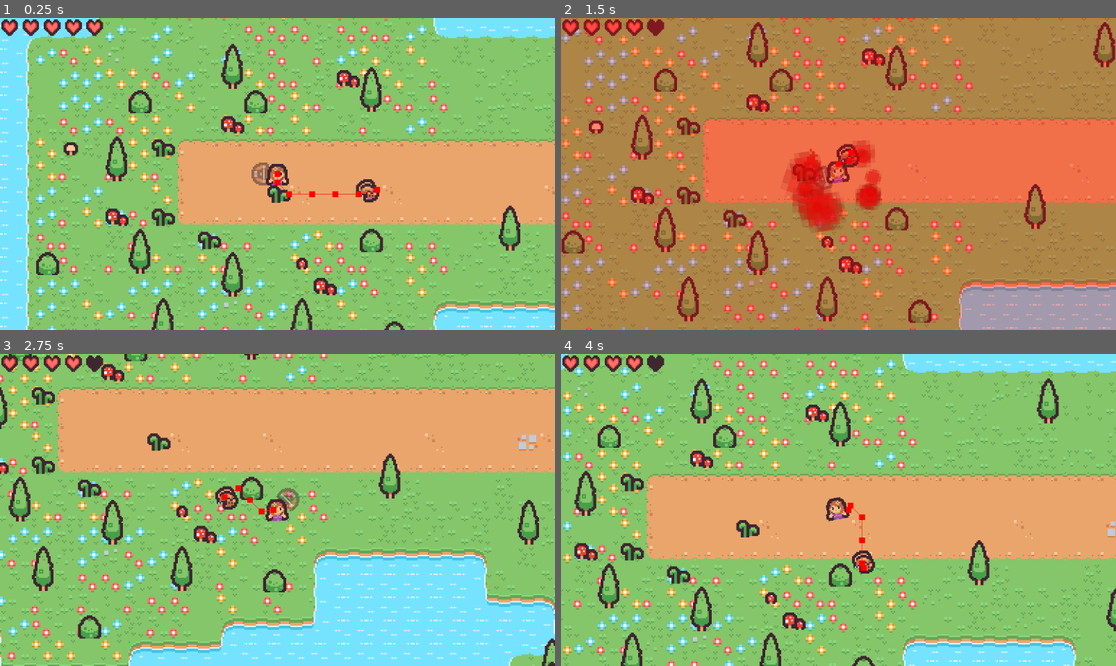
Above: before the commit, frames 1-4 (two rows, left to right).
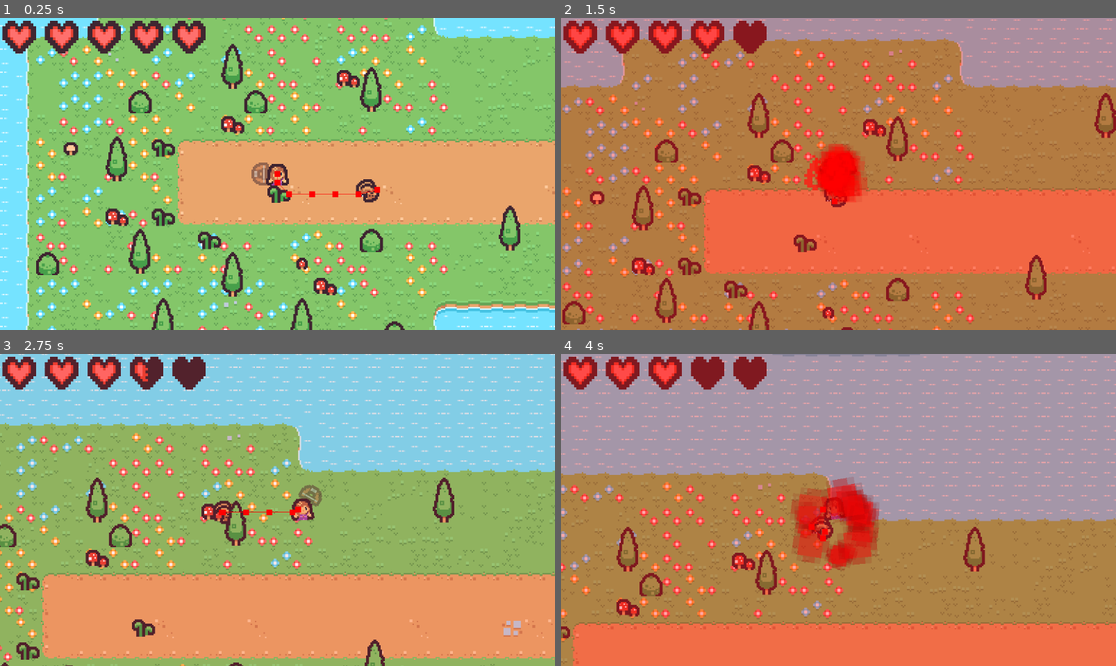
Above: after the commit, the same moments.

Repository: HazardWare/Hazardous-Quest
Game: Godot game, scene res://scenes/world/overworld.tscn
Two runs of this game, one before a commit and one after it. Both use one fixed random seed, a clock stepped at 60 frames per second and the inputs below.
Inputs (mouse positions are in pixels of both pictures, inside the frame that each line leads up to):
- Up to frame 1 (0.25 s): no input
- Up to frame 2 (1.5 s): move the mouse to (960, 158) at 0.52 s; press the mouse at (960, 158) at 0.53 s; hold D (walk_right) 0.53-1.28 s; move the mouse to (727, 189) at 1.27 s; release the mouse at (727, 189) at 1.28 s; hold S (walk_down) from 1.28 s (still down); right-click (727, 189) at 1.35 s
- Up to frame 3 (2.75 s): move the mouse to (333, 441) at 2.02 s; release S (walk_down) at 2.03 s; hold D (walk_right) from 2.03 s (still down); tap E (interact) at 2.1 s
- Up to frame 4 (4 s): move the mouse to (810, 572) at 2.77 s; release D (walk_right) at 2.78 s; hold W (walk_up) 2.78-3.53 s; tap Shift (shield) at 2.85 s; move the mouse to (1005, 556) at 3.52 s; hold A (walk_left) from 3.53 s (still down); hold Space (sword) from 3.53 s (still down)

The runs differ from the first frame. In frame 1, 2.5% of the frame differs, in the area x 0-38%, y 0-12%; in frame 2, 65%; in frame 3, 77%; in frame 4, 100%, in the area x 0-100%, y 0-100%.

Commit message:
knockback

Diff:
--- a/project.godot
+++ b/project.godot
@@ -17,7 +17,6 @@
 boot_splash/use_filter=false
 boot_splash/image="uid://px5408s38gpr"
 config/icon="uid://d7myph0coxos"
-boot_splash/minimum_display_time=1000
 
 [file_customization]
 
--- a/scenes/components/CharacterComponents.tscn
+++ b/scenes/components/CharacterComponents.tscn
@@ -28,7 +28,7 @@
 tracks/0/interp = 0
 tracks/0/loop_wrap = true
 tracks/0/keys = {
-"times": PackedFloat32Array(0, 0.0333333),
+"times": PackedFloat32Array(0, 0.1),
 "transitions": PackedFloat32Array(1, 1),
 "update": 0,
 "values": [Color(2, 0, 0, 1), Color(1, 1, 1, 1)]
--- a/scenes/player/player.gd
+++ b/scenes/player/player.gd
@@ -57,7 +57,7 @@
 	$EnvironmentComponent/AnimationPlayer.play("RESET")
 
 func _physics_process(delta: float) -> void:
-
+	super(delta)
 	# Count timers:
 	if Input.is_action_pressed("bow") and not $Arm/Attack.is_playing():
 		bowHeldTime += delta
@@ -113,7 +113,8 @@
 #region Custom methods:
 ## Play and set appropriate visuals.
 func handleAnimations():
-	if velocity.length() > 0 and not $Arm/Attack.is_playing():
+	var direction := Input.get_vector("walk_left", "walk_right", "walk_up", "walk_down")
+	if direction and velocity.length() > 0 and not $Arm/Attack.is_playing():
 		$AnimationPlayer.play('walk')
 		if (velocity.x < 0):
 			$AnimatedSprite2D.flip_h = true
@@ -140,7 +141,9 @@
 		var direction := Input.get_vector("walk_left", "walk_right", "walk_up", "walk_down")
 		var calculatedSpeed := speed
 		calculatedSpeed *= 0.5 if shielding else 1.0 # Slow if shielding
-		velocity = direction * calculatedSpeed * delta
+
+		var lerp_weight = delta * (acceleration if direction else friction)
+		velocity = lerp(velocity, direction * calculatedSpeed, lerp_weight)
 
 		if not shielding:
 			if bowHeldTime >= requiredBowTime:
--- a/scenes/player/player.tscn
+++ b/scenes/player/player.tscn
@@ -516,6 +516,9 @@
 collision_mask = 28
 script = ExtResource("1_dovo2")
 snappingAngle = 15.0
+speed = 100.0
+friction = 10.0
+acceleration = 20.0
 iFrames = 0.5
 
 [node name="AnimatedSprite2D" type="AnimatedSprite2D" parent="."]
@@ -543,6 +546,9 @@
 
 [node name="Camera2D" type="Camera2D" parent="."]
 zoom = Vector2(3, 3)
+process_callback = 0
+position_smoothing_enabled = true
+editor_draw_drag_margin = true
 
 [node name="AnimationPlayer" type="AnimationPlayer" parent="."]
 libraries = {
--- a/scenes/player/ui/ui.tscn
+++ b/scenes/player/ui/ui.tscn
@@ -1,6 +1,8 @@
-[gd_scene load_steps=2 format=3 uid="uid://7m71hjxpym6n"]
+[gd_scene load_steps=4 format=3 uid="uid://7m71hjxpym6n"]
 
 [ext_resource type="Script" uid="uid://ki77yappuguq" path="res://scenes/player/ui/ui.gd" id="1_lpj6m"]
+[ext_resource type="Script" uid="uid://btls2b8sul58f" path="res://scripts/class_heart.gd" id="2_crj82"]
+[ext_resource type="Texture2D" uid="uid://d7myph0coxos" path="res://assets/sprites/heart.png" id="2_oiwrs"]
 
 [node name="UI" type="Control"]
 layout_mode = 3
@@ -19,3 +21,11 @@
 layout_mode = 1
 offset_right = 40.0
 offset_bottom = 40.0
+scale = Vector2(2, 2)
+
+[node name="Heart" type="TextureRect" parent="HealthBar"]
+layout_mode = 2
+texture = ExtResource("2_oiwrs")
+expand_mode = 2
+script = ExtResource("2_crj82")
+metadata/_custom_type_script = "uid://btls2b8sul58f"
--- a/scripts/class_character.gd
+++ b/scripts/class_character.gd
@@ -21,10 +21,14 @@
 @export var toxic : bool = false ## Character inflicts poison.
 @export var shouldBleed : bool = true
 
+var knockback := Vector2.ZERO
+var knockbackTimer := 0.0
 
 ## PushForce
 @export var push_force := 5.0
-
+@export var friction := 8.0
+@export var acceleration := 5.0
+@export var knockbackResistance := 0.0
 ## Current red hearts.
 @onready var redHealth : int = maximumHealth :
 	set(value):
@@ -97,6 +101,15 @@
 func _ready() -> void:
 	add_child(characterComponent.instantiate())
 
+func _physics_process(delta: float) -> void:
+	handleKnockback(delta)
+func handleKnockback(delta):
+	if knockbackTimer > 0.0:
+		velocity = knockback
+		knockbackTimer -= delta
+		if knockbackTimer <= 0.0:
+			knockback = Vector2.ZERO
+
 func die():
 	$CharacterComponents/DamageAnimation.play("die")
 	queue_free()
@@ -151,6 +164,10 @@
 		if c.get_collider() is RigidBody2D:
 			c.get_collider().apply_central_impulse(-c.get_normal() * push_force)
 
+func applyKnockback(direction, force, duration):
+	knockback = direction * (force * ( knockbackResistance + 1.0 ) )
+	knockbackTimer = duration
+
 func move_to(pos, delta):
 	var input_direction = global_position.direction_to(pos)
 	velocity += input_direction * speed
--- a/scripts/inheritsCharacter/class_enemy.gd
+++ b/scripts/inheritsCharacter/class_enemy.gd
@@ -39,6 +39,7 @@
 	self.onDamaged.connect(func(d):print(health))
 
 func _physics_process(delta: float) -> void:
+	super(delta)
 	basic_moving(delta)
 	for x in hurtBox.get_overlapping_areas():
 		var parent : Node = x.get_parent()
@@ -76,5 +77,7 @@
 	var parent : Node = area.get_parent()
 	if parent is Character:
 		parent.health -= strength
+		parent.applyKnockback((area.global_position - global_position).normalized(), 250.0, 0.12)
 	if parent is Weapon or parent is Projectile:
 		self.health -= parent.strength
+		applyKnockback((global_position - area.global_position).normalized(), 250.0, 0.12)
